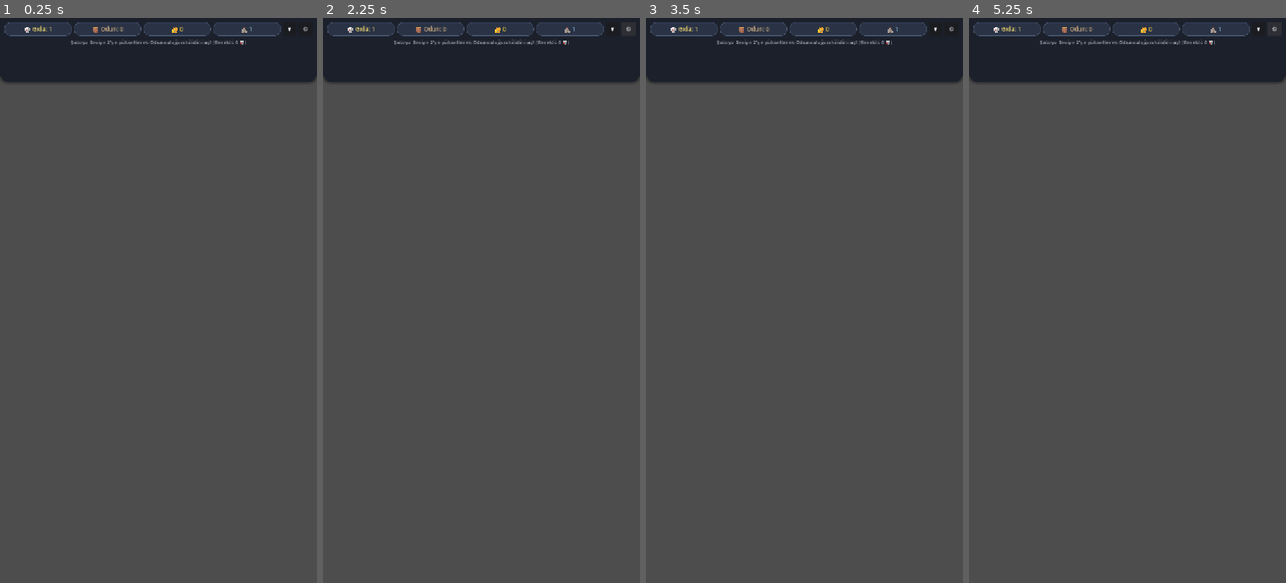
Above: before the commit, frames 1-4 (left to right).
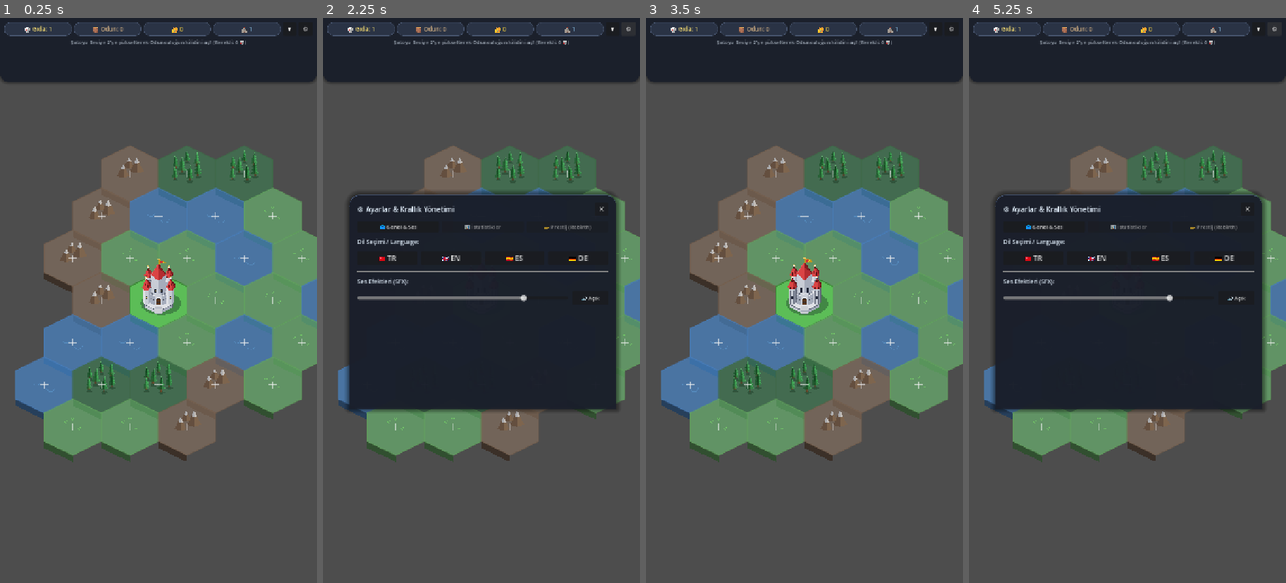
Above: after the commit, the same moments.

Repository: balax-studio/hexrush
Game: Godot game, scene res://scenes/Main.tscn
Same seed, same stepped clock (60 frames per second), same inputs: the game is played once before the commit and once after it.
Inputs (mouse positions are in pixels of both pictures, inside the frame that each line leads up to):
- Up to frame 1 (0.25 s): no input
- Up to frame 2 (2.25 s): click "▼" at 0.5 s; click "▼" (after the commit: "▲") at 1.25 s; click "⚙️" at 2 s
- Up to frame 3 (3.5 s): click (921, 210) at 2.75 s, where only the run after the commit has a clickable "✕"
- Up to frame 4 (5.25 s): click "▼" at 3.5 s; click "▼" (after the commit: "▲") at 4.25 s; click "⚙️" at 5 s

The runs differ from the first frame. In frame 1, 39% of the frame differs, in the area x 4-100%, y 22-79%; in frame 2, 42%; in frame 3, 39%; in frame 4, 42%.
Error before the commit: Parse Error: Could not parse global class "HexTile" from "res://scripts/HexTile.gd". (res://scripts/Main.gd:239)

Commit message:
fix: Rewrite HexTile.gd cleanly and eliminate duplicate method declaration

Diff:
--- a/scripts/HexTile.gd
+++ b/scripts/HexTile.gd
@@ -84,12 +84,6 @@
 	_update_biome_colors()
 	queue_redraw()
 
-func _on_area_2d_input_event(_viewport: Node, event: InputEvent, _shape_idx: int) -> void:
-	if state == TileState.HIDDEN:
-		return
-	if event is InputEventMouseButton and event.button_index == MOUSE_BUTTON_LEFT and event.pressed:
-		tile_clicked.emit(self)
-
 func _process(delta: float) -> void:
 	if state != TileState.HIDDEN:
 		_wind_time += delta * 2.5
@@ -131,10 +125,10 @@
 			visible = true
 			if animate:
 				var tween = create_tween().set_parallel(true)
-				tween.tween_property(self, "modulate:a", 0.55, 0.35).set_trans(Tween.TRANS_SINE)
+				tween.tween_property(self, "modulate:a", 0.65, 0.35).set_trans(Tween.TRANS_SINE)
 				tween.tween_property(self, "scale", Vector2.ONE, 0.35).from(Vector2.ONE * 0.85)
 			else:
-				modulate.a = 0.55
+				modulate.a = 0.65
 				scale = Vector2.ONE
 
 		TileState.OWNED:
@@ -299,33 +293,28 @@
 		var mid_base = b_pos + Vector2(0, w * 0.15 * y_scale)
 		var apex = b_pos + Vector2(0, -h)
 
-		# Gölge ve Işık Yüzeyleri
-		draw_colored_polygon(PackedVector2Array([left_pt, mid_base, apex]), Color(0.32, 0.24, 0.18))
-		draw_colored_polygon(PackedVector2Array([mid_base, right_pt, apex]), Color(0.55, 0.44, 0.32))
-
-		# Kar Şapkası (Snow Cap)
-		var snow_h = h * 0.35
-		var snow_base = apex + Vector2(0, snow_h)
-		var s_left = apex + Vector2(-w * 0.18, snow_h)
-		var s_right = apex + Vector2(w * 0.18, snow_h)
-		draw_colored_polygon(PackedVector2Array([s_left, snow_base, apex]), Color(0.85, 0.9, 0.98))
-		draw_colored_polygon(PackedVector2Array([snow_base, s_right, apex]), Color(1.0, 1.0, 1.0))
-
-## 🌸 İzometrik Çayır & Çiçek Detayları
+		# Sol (Koyu) ve Sağ (Açık) Yüzeyler
+		draw_colored_polygon(PackedVector2Array([left_pt, mid_base, apex]), Color(0.38, 0.28, 0.20))
+		draw_colored_polygon(PackedVector2Array([mid_base, right_pt, apex]), Color(0.55, 0.42, 0.30))
+
+		# Kar Şapkası (Zirve)
+		var snow_h = h * 0.38
+		var snow_left = apex.lerp(left_pt, 0.38)
+		var snow_right = apex.lerp(right_pt, 0.38)
+		var snow_mid = apex.lerp(mid_base, 0.42)
+		draw_colored_polygon(PackedVector2Array([snow_left, snow_mid, apex]), Color(0.85, 0.90, 0.96))
+		draw_colored_polygon(PackedVector2Array([snow_mid, snow_right, apex]), Color(0.96, 0.98, 1.0))
+
+## 🌾 İzometrik Çayır Detayları
 func _draw_isometric_meadow_details() -> void:
-	var spots = [
-		Vector2(-20, -12 * y_scale),
-		Vector2(18, -14 * y_scale),
-		Vector2(-10, 14 * y_scale),
-		Vector2(22, 10 * y_scale)
+	var tufts = [
+		Vector2(-16, -10 * y_scale),
+		Vector2(14, 8 * y_scale),
+		Vector2(0, -18 * y_scale)
 	]
-	for sp in spots:
-		# Küçük çimen tutamı
-		var sway = sin(_wind_time + sp.x) * 1.5
-		draw_line(sp, sp + Vector2(-2 + sway, -6 * y_scale), Color(0.24, 0.65, 0.22), 1.4)
-		draw_line(sp, sp + Vector2(2 + sway, -7 * y_scale), Color(0.28, 0.72, 0.25), 1.4)
-		# Küçük sarı/beyaz çiçek noktası
-		draw_circle(sp + Vector2(sway, -8 * y_scale), 1.5, Color(1.0, 0.92, 0.35))
+	for t in tufts:
+		draw_line(t, t + Vector2(-3, -6 * y_scale), Color(0.48, 0.88, 0.42), 1.2)
+		draw_line(t, t + Vector2(3, -7 * y_scale), Color(0.52, 0.92, 0.45), 1.2)
 
 ## 🌊 İzometrik Deniz Dalgaları
 func _draw_isometric_sea_ripples() -> void:
@@ -344,7 +333,10 @@
 		poly.append(Vector2(px, py))
 	draw_colored_polygon(poly, color)
 
+## Alanın (Area2D) fiziksel tıklama ve dokunmatik girişini yakalar
 func _on_area_2d_input_event(_viewport: Node, event: InputEvent, _shape_idx: int) -> void:
+	if state == TileState.HIDDEN:
+		return
 	if event is InputEventMouseButton and event.button_index == MOUSE_BUTTON_LEFT and event.pressed:
 		tile_clicked.emit(self)
 	elif event is InputEventScreenTouch and event.pressed:
